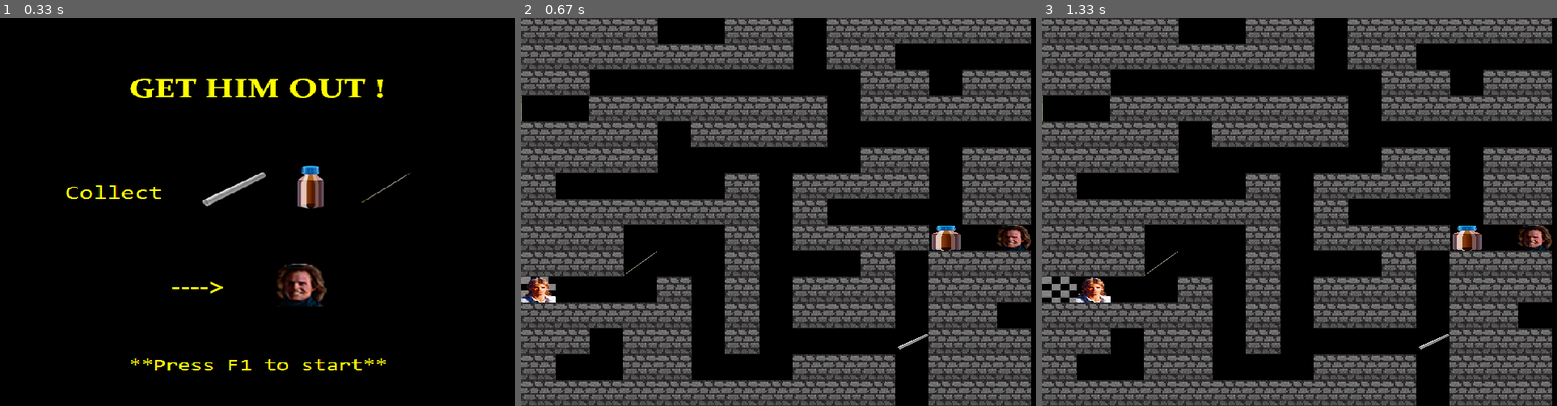
Above: before the commit, frames 1-3 (left to right).
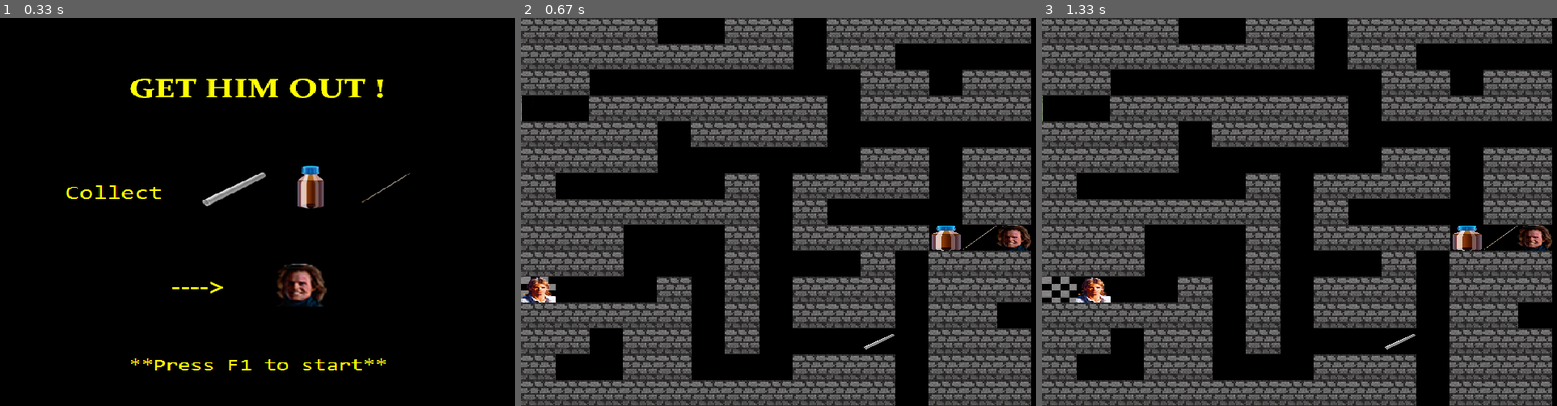
Above: after the commit, the same moments.

Repository: FatSin/oc-gethimout
Game: pygame game, started from gethimout.py
Two runs of this game, one before a commit and one after it. Both use one fixed random seed, a clock stepped at 60 frames per second and the inputs below.
Inputs:
- Up to frame 1 (0.33 s): no input
- Up to frame 2 (0.67 s): hold F1 from 0.33 s (still down)
- Up to frame 3 (1.33 s): release F1 at 0.8 s; hold Right 0.83-1.3 s

Frame 1 is identical in both runs. In frame 2, 0.1% of the frame differs, in the area x 19-93%, y 53-86%; in frame 3, 0.1%.

Commit message:
Nettoyage

Diff:
--- a/classes.py
+++ b/classes.py
@@ -22,9 +22,9 @@
         self.window = window
         self.window.blit(self.elements_level[0], self.elements_level[1].topleft)
 
-        self.position1 = random.randint(0, len(self.elements_level[2]))
-        self.position2 = random.randint(0, len(self.elements_level[2]))
-        self.position3 = random.randint(0, len(self.elements_level[2]))
+        self.position1 = random.randint(0, len(self.elements_level[2]) - 1)
+        self.position2 = random.randint(0, len(self.elements_level[2]) - 1)
+        self.position3 = random.randint(0, len(self.elements_level[2]) - 1)
 
         self.got_needle = 0
         self.got_ether = 0
--- a/gethimout.py
+++ b/gethimout.py
@@ -16,9 +16,9 @@
 pg.init()
 
 def create_level():
-    """Generates of a labyrinth from a static txt file
+    """Generation of a labyrinth from a static txt file
 
-    as multi-dimensional list."""
+    in the format of a multi-dimensional list."""
     level = []
     with open(LEVEL_FILE) as file:
         for line in file:
@@ -33,7 +33,7 @@
 
 
 def display_level(window, level):
-    """2D-display of the generated labyrinth."""
+    """2D-display of the previously generated labyrinth."""
 
     background = pg.image.load(image_background).convert()
     background = pg.transform.scale(background, (WIDTH, HEIGHT))
@@ -83,14 +83,14 @@
 
 MacGyver = Character(current_window, display_level(current_window, current_level))
 
-macgyver = pg.image.load(image_macgyver).convert_alpha()
+macg = pg.image.load(image_macgyver).convert_alpha()
 needle = pg.image.load(image_needle).convert_alpha()
 ether = pg.image.load(image_ether).convert_alpha()
 tube = pg.image.load(image_tube).convert_alpha()
 youwin = pg.image.load(image_youwin).convert()
 youlose = pg.image.load(image_youlose).convert()
 
-macgyver = pg.transform.scale(macgyver, (int((WIDTH + 10)/ SIDE), int(HEIGHT/SIDE)))
+macg = pg.transform.scale(macg, (int((WIDTH + 10)/ SIDE), int(HEIGHT/SIDE)))
 needle = pg.transform.scale(needle, (int((WIDTH + 10)/SIDE), int(HEIGHT/SIDE)))
 ether = pg.transform.scale(ether, (int((WIDTH + 10)/SIDE), int(HEIGHT/SIDE)))
 tube = pg.transform.scale(tube, (int((WIDTH + 10)/SIDE), int(HEIGHT/SIDE)))
@@ -104,7 +104,7 @@
 
 keep_open = 1
 keep_menu = 1
-MacGyver.display_moves(macgyver, needle, ether, tube)
+MacGyver.display_moves(macg, needle, ether, tube)
 MacGyver.state = "alive"
 
 current_window.blit(menu, (0, 0))
@@ -123,7 +123,7 @@
 
 if keep_open:
     display_level(current_window, current_level)
-    MacGyver.display_moves(macgyver, needle, ether, tube)
+    MacGyver.display_moves(macg, needle, ether, tube)
 
 #Actual game loop
 while keep_open:
@@ -144,7 +144,7 @@
                     MacGyver.move_char("right")
 
                 display_level(current_window, current_level)
-                MacGyver.display_moves(macgyver, needle, ether, tube)
+                MacGyver.display_moves(macg, needle, ether, tube)
         elif MacGyver.state == "dead":
             current_window.blit(youlose, (0, 0))
             pg.display.flip()
